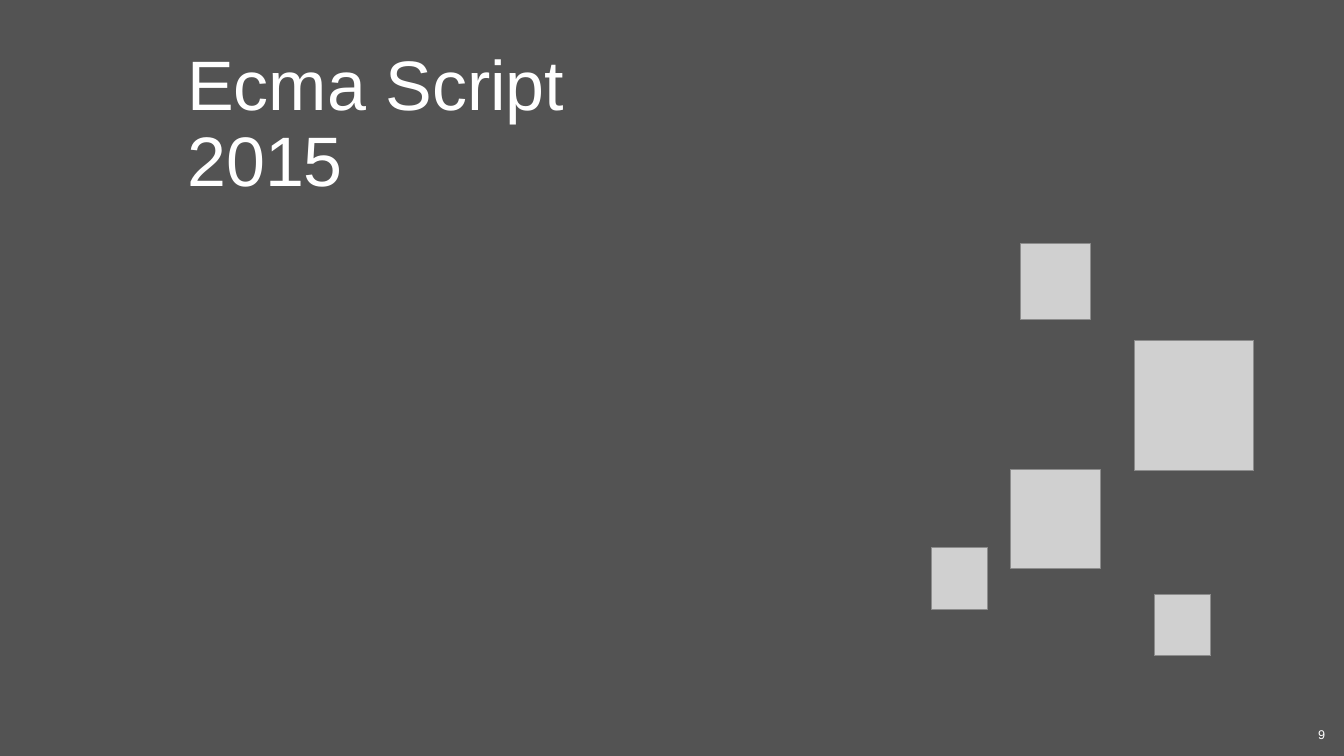
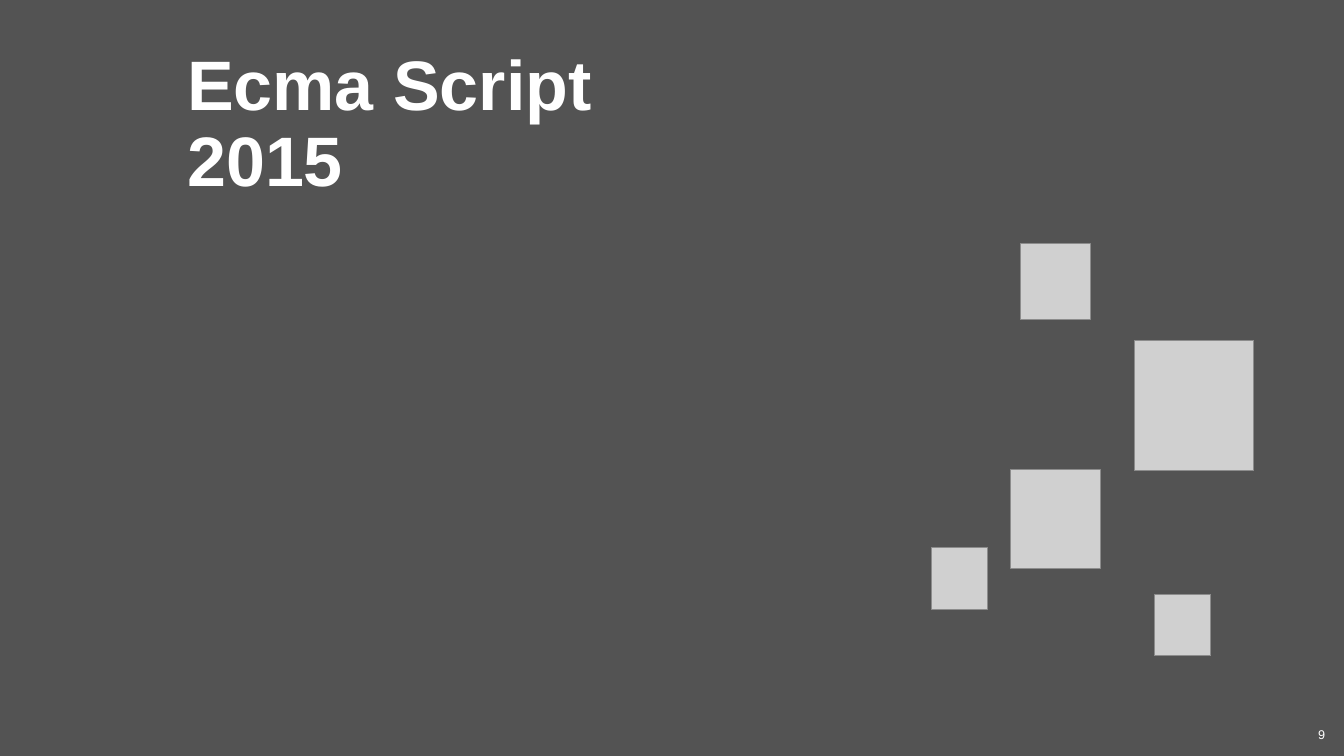
Before and after one commit to infusion-wro/infusion.js, a slide deck: slide 9 of #1 JS Intro/GroupIntro - ES2015.pptx. Drawn at 1344x756 pixels with LibreOffice and Linux fonts; fonts in the diff are those of the drawing; grey boxes stand for pictures; background and template pictures are left out. Boxes give left, top, right and bottom in pixels: in the first picture for what was removed or moved away, otherwise in the second. Text is boxed around its words. In the diff, an @@ line names an element or a change of style, - is before the commit and + after.

```diff
--- a/#1 JS Intro/GroupIntro - ES2015.pptx
+++ b/#1 JS Intro/GroupIntro - ES2015.pptx
@@ title "Ecma Script 2015" at (187,59,591,187): bold on @@
```
Also in this commit, not shown: 2 slides added, 9 other files.
